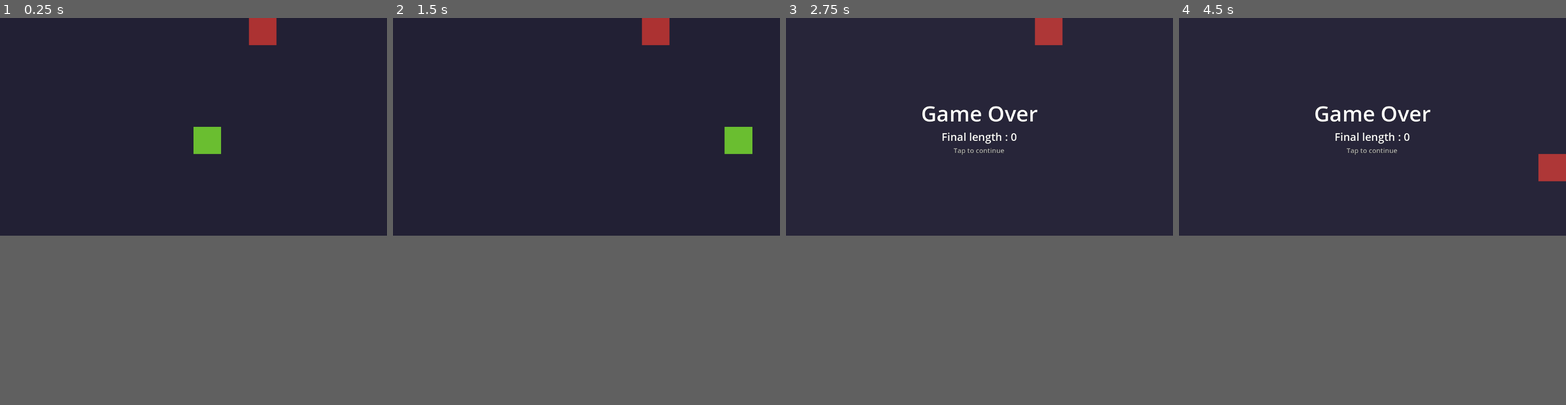
Above: before the commit, frames 1-4 (left to right).
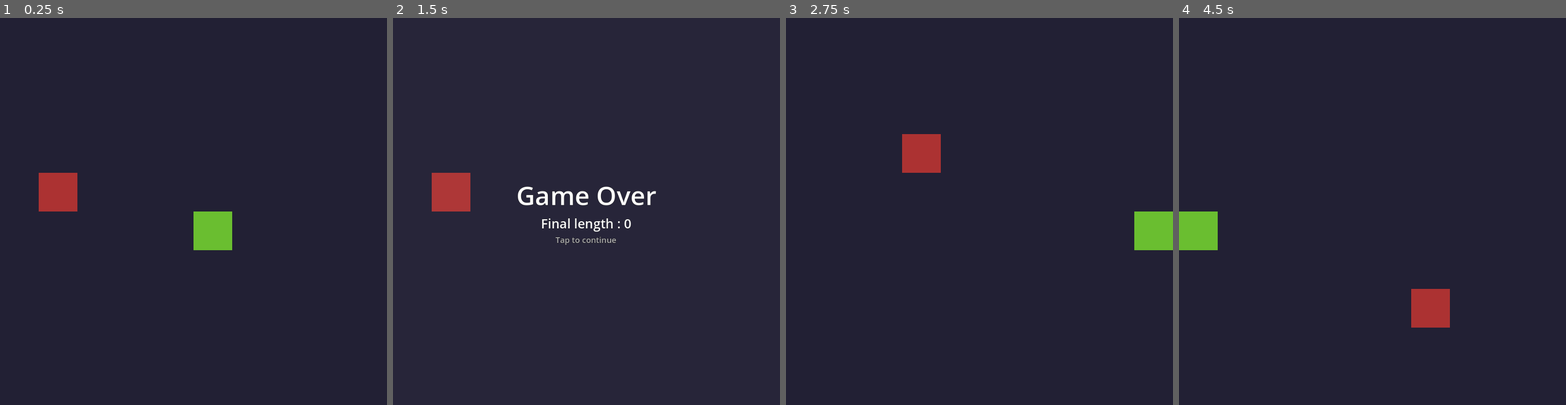
Above: after the commit, the same moments.

Repository: leo-210/game-clones
Game: Godot game, scene res://scenes/main.tscn
Same seed, same stepped clock (60 frames per second), same inputs: the game is played once before the commit and once after it.
Inputs (mouse positions are in pixels of both pictures, inside the frame that each line leads up to):
- Up to frame 1 (0.25 s): no input
- Up to frame 2 (1.5 s): tap Enter at 0.5 s; move the mouse to (671, 114) at 0.52 s; hold Right (right) 0.53-1.25 s; click (671, 114) at 0.67 s; drag from (509, 137) to (567, 168) at 1.27 s
- Up to frame 3 (2.75 s): tap Enter at 2 s; move the mouse to (1018, 79) at 2.02 s; hold Right (right) from 2.03 s (still down)
- Up to frame 4 (4.5 s): release Right (right) at 2.75 s; tap Enter at 2.75, 3.5 s; drag from (1353, 168) to (1256, 95) at 2.77 s; move the mouse to (1488, 161) at 3.52 s; hold Left (left) 3.53-4.25 s; drag from (1256, 95) to (1314, 72) at 4.27 s
In our replay, the window is 800x450 before the commit and 800x800 after it. These sizes can differ from the game's own. Grey fills any space a smaller window leaves; there, only what the larger window draws over its background counts as a difference.

The runs differ from the first frame. In frame 1, 3.0% of the frame differs, in the area x 10-72%, y 0-60%; in frame 2, 3.0%; in frame 3, 3.2%; in frame 4, 3.2%, in the area x 0-100%, y 22-80%.

Commit message:
(snake) fix screen sizing

Diff:
--- a/snake/project.godot
+++ b/snake/project.godot
@@ -20,6 +20,10 @@
 
 [display]
 
+window/size/viewport_width=960
+window/size/viewport_height=960
+window/size/window_width_override=500
+window/size/window_height_override=500
 window/stretch/mode="viewport"
 window/stretch/aspect="expand"
 window/handheld/orientation=5
--- a/snake/scenes/main.gd
+++ b/snake/scenes/main.gd
@@ -24,8 +24,7 @@
 # In cells per second
 @export_range(0, 30) var SPEED: float = 7.0
 
-@onready var grid: TileMap = $SubViewportContainer/SubViewport/Grid
-@onready var sub_viewport: SubViewport = $SubViewportContainer/SubViewport
+@onready var grid: TileMap = $Grid
 @onready var game_over_delay: Timer = $GameOverDelay
 @onready var color_rect: ColorRect = $ColorRect
 @onready var center_container: CenterContainer = $CenterContainer
@@ -51,9 +50,7 @@
 
 
 func _ready() -> void:
-	sub_viewport.size_2d_override = get_viewport_rect().size.normalized() * 17
-
-	viewport_size = sub_viewport.size_2d_override
+	viewport_size = grid.local_to_map(get_viewport_rect().size)
 
 	for i in range(viewport_size.x):
 		for j in range(viewport_size.y):
--- a/snake/scenes/main.tscn
+++ b/snake/scenes/main.tscn
@@ -1,26 +1,18 @@
-[gd_scene load_steps=10 format=3 uid="uid://b4scyuyh0ff2h"]
+[gd_scene load_steps=8 format=3 uid="uid://b4scyuyh0ff2h"]
 
 [ext_resource type="Script" path="res://scenes/main.gd" id="1_8c30e"]
-[ext_resource type="Texture2D" uid="uid://l8apptmktjql" path="res://assets/colors.png" id="2_dgrbd"]
+[ext_resource type="Texture2D" uid="uid://bkpj52pfq8ro3" path="res://assets/cells.png" id="2_rnccn"]
 
-[sub_resource type="OccluderPolygon2D" id="OccluderPolygon2D_5ogbj"]
-polygon = PackedVector2Array(0.994369, 0.988845, 0.994369, -0.0165728, 0.0110486, 0.00552428, 0, 0.5, 0, 0.988845)
-
-[sub_resource type="OccluderPolygon2D" id="OccluderPolygon2D_xospx"]
-polygon = PackedVector2Array(0.994369, 0.988845, 0.994369, -0.0165728, 0.0110486, 0.00552428, 0, 0.5, 0, 0.988845)
-
-[sub_resource type="TileSetAtlasSource" id="TileSetAtlasSource_6cey0"]
-texture = ExtResource("2_dgrbd")
-texture_region_size = Vector2i(1, 1)
+[sub_resource type="TileSetAtlasSource" id="TileSetAtlasSource_g5daa"]
+texture = ExtResource("2_rnccn")
+texture_region_size = Vector2i(96, 96)
 0:0/0 = 0
-0:0/0/occlusion_layer_0/polygon = SubResource("OccluderPolygon2D_5ogbj")
 1:0/0 = 0
-1:0/0/occlusion_layer_0/polygon = SubResource("OccluderPolygon2D_xospx")
 
 [sub_resource type="TileSet" id="TileSet_51p5j"]
-tile_size = Vector2i(1, 1)
+tile_size = Vector2i(96, 96)
 occlusion_layer_0/light_mask = 1
-sources/0 = SubResource("TileSetAtlasSource_6cey0")
+sources/0 = SubResource("TileSetAtlasSource_g5daa")
 
 [sub_resource type="LabelSettings" id="LabelSettings_iavyp"]
 font_size = 64
@@ -48,24 +40,9 @@
 script = ExtResource("1_8c30e")
 SPEED = 5.0
 
-[node name="SubViewportContainer" type="SubViewportContainer" parent="."]
-layout_mode = 1
-anchors_preset = 15
-anchor_right = 1.0
-anchor_bottom = 1.0
-grow_horizontal = 2
-grow_vertical = 2
-stretch = true
-
-[node name="SubViewport" type="SubViewport" parent="SubViewportContainer"]
-handle_input_locally = false
-size = Vector2i(1152, 648)
-size_2d_override = Vector2i(10, 10)
-size_2d_override_stretch = true
-render_target_update_mode = 4
-
-[node name="Grid" type="TileMap" parent="SubViewportContainer/SubViewport"]
+[node name="Grid" type="TileMap" parent="."]
 tile_set = SubResource("TileSet_51p5j")
+cell_quadrant_size = 96
 format = 2
 layer_0/name = "snake"
 layer_1/name = "apple"
Binary file added: snake/assets/cells.png
Not shown, changed: snake/assets/cells.png.import
Binary file removed: snake/assets/colors.png
